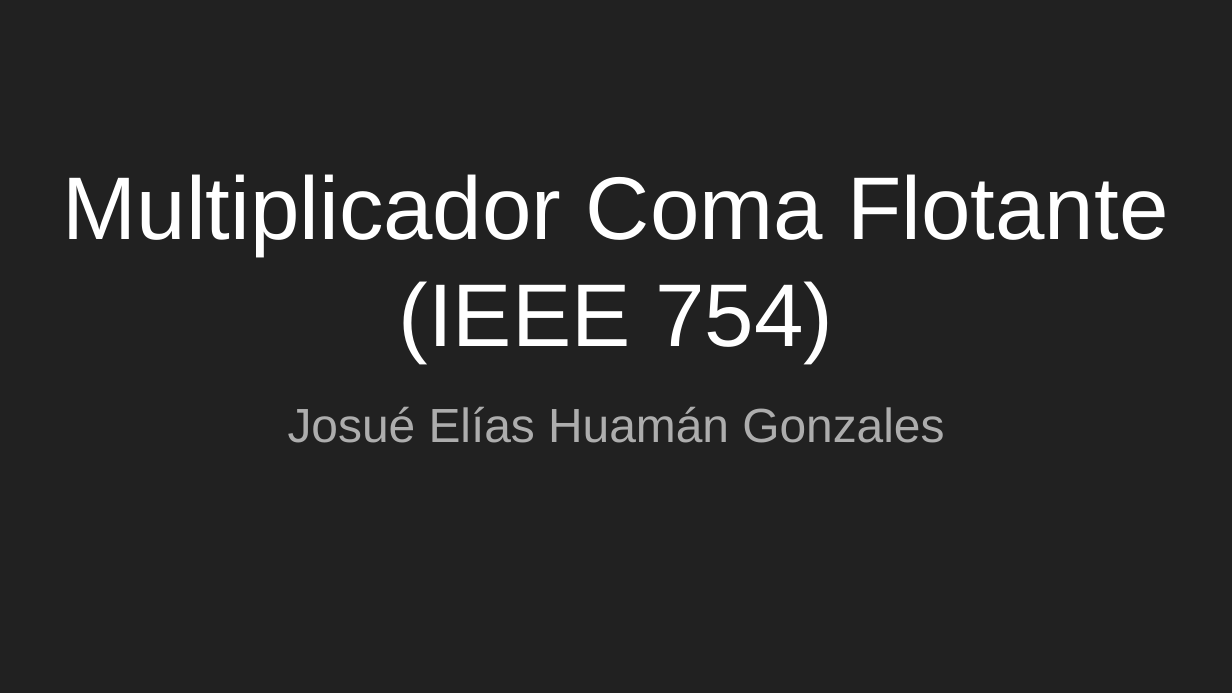
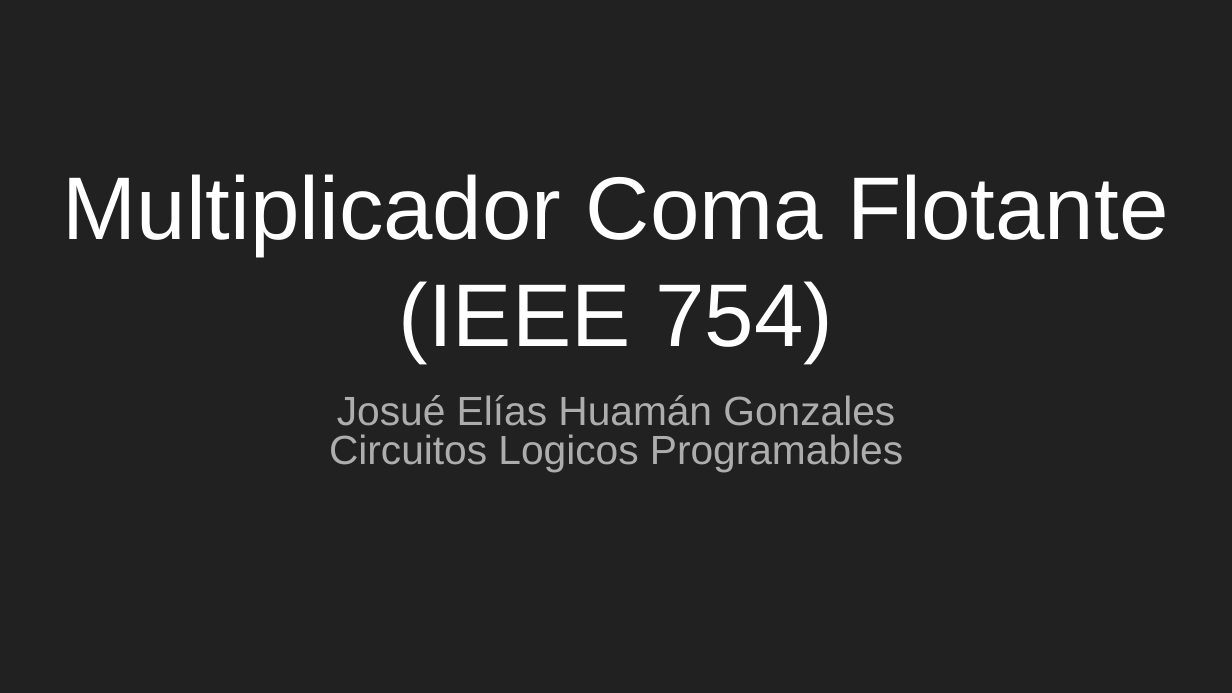
Before and after one commit to josue-UBA/bimestre-4-CLP, a slide deck: slide 1 of Presentación sin título.pptx. Drawn at 1232x693 pixels with LibreOffice and Linux fonts; fonts in the diff are those of the drawing. Boxes give left, top, right and bottom in pixels: in the first picture for what was removed or moved away, otherwise in the second. Text is boxed around its words. In the diff, an @@ line names an element or a change of style, - is before the commit and + after.

```diff
--- a/Presentación sin título.pptx
+++ b/Presentación sin título.pptx
@@ subtitle at [337,395,895,426]: size 28 to 23.8 pt in "Josué Elías Huamán Gonzales"; line spacing 1 to 0.8 @@
@@ subtitle at [329,434,903,472]: paragraph added @@
+Circuitos Logicos Programables
```
Also in this commit, not shown: 6 other slides changed, 1 slide added.
